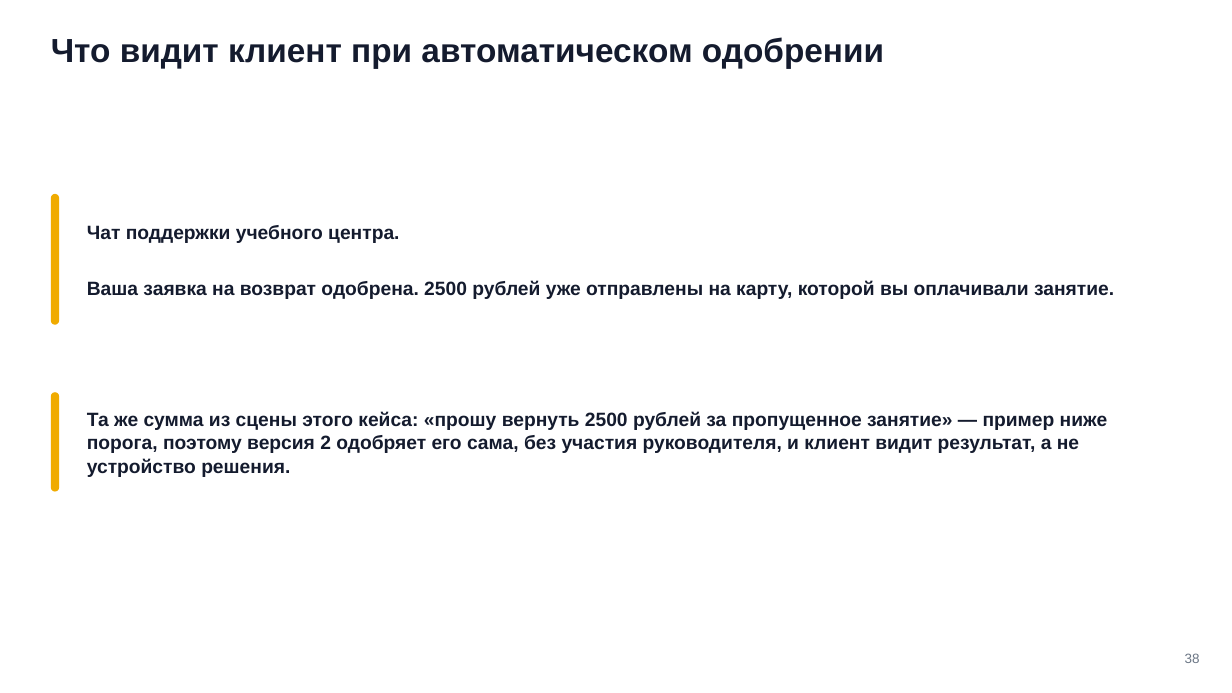
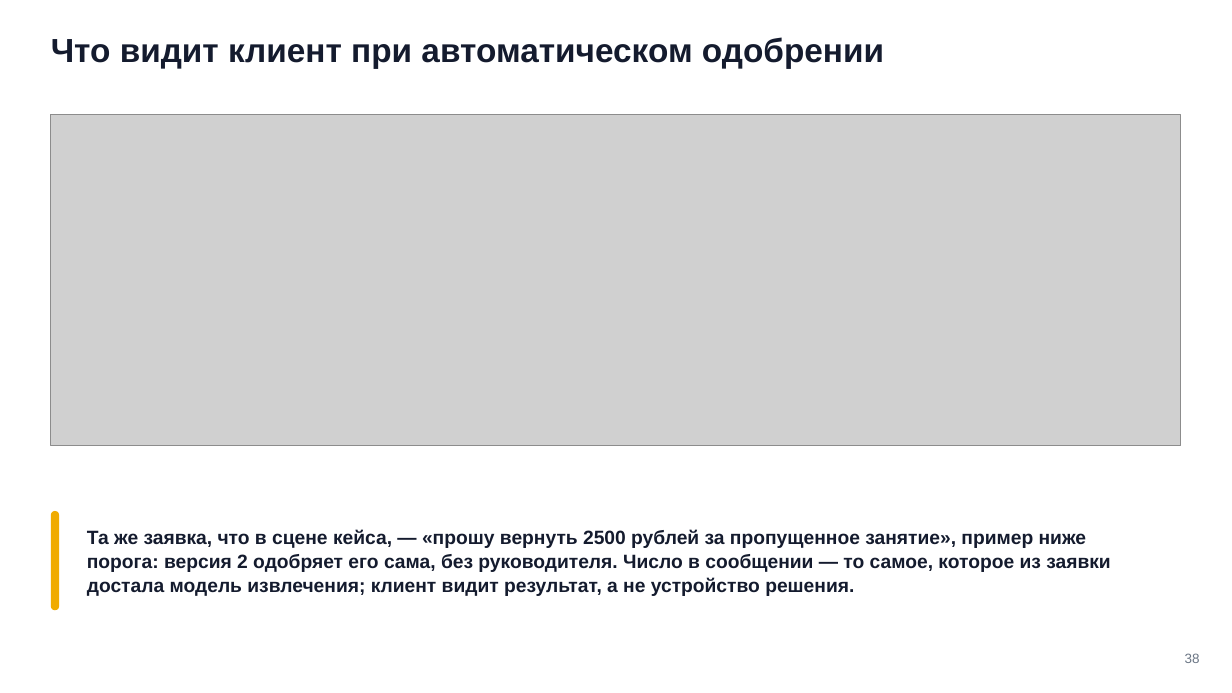
Before and after one commit to tellina-study/AI-usage-lessons, a slide deck: slide 38 of library/seminars/sem-08/rendered/sem-08.pptx. Drawn at 1232x693 pixels with LibreOffice and Linux fonts; fonts in the diff are those of the drawing; grey boxes stand for pictures. Boxes give left, top, right and bottom in pixels: in the first picture for what was removed or moved away, otherwise in the second. Text is boxed around its words. In the diff, an @@ line names an element or a change of style, - is before the commit and + after.

```diff
--- a/library/seminars/sem-08/rendered/sem-08.pptx
+++ b/library/seminars/sem-08/rendered/sem-08.pptx
@@ picture added at bbox=[51, 115, 1181, 445] @@
@@ rounded rectangle removed at bbox=[51, 194, 59, 325] @@
@@ text removed at bbox=[87, 225, 1114, 299] @@
-Чат поддержки учебного центра.
-Ваша заявка на возврат одобрена. 2500 рублей уже отправлены на карту, которой вы оплачивали занятие.
@@ rounded rectangle: place and size @@
-rounded rectangle at bbox=[51, 393, 59, 492]
+rounded rectangle at bbox=[51, 511, 59, 610]
@@ text at bbox=[87, 529, 1110, 596]: text changed @@
-Та же сумма из сцены этого кейса: «прошу вернуть 2500 рублей за пропущенное занятие» — пример ниже порога, поэтому версия 2 одобряет его сама, без участия руководителя, и клиент видит результат, а не устройство решения.
+Та же заявка, что в сцене кейса, — «прошу вернуть 2500 рублей за пропущенное занятие», пример ниже порога: версия 2 одобряет его сама, без руководителя. Число в сообщении — то самое, которое из заявки достала модель извлечения; клиент видит результат, а не устройство решения.
```
Also in this commit, not shown: 10 other slides changed, 3 slides added, 2 slides removed, 25 other files.
